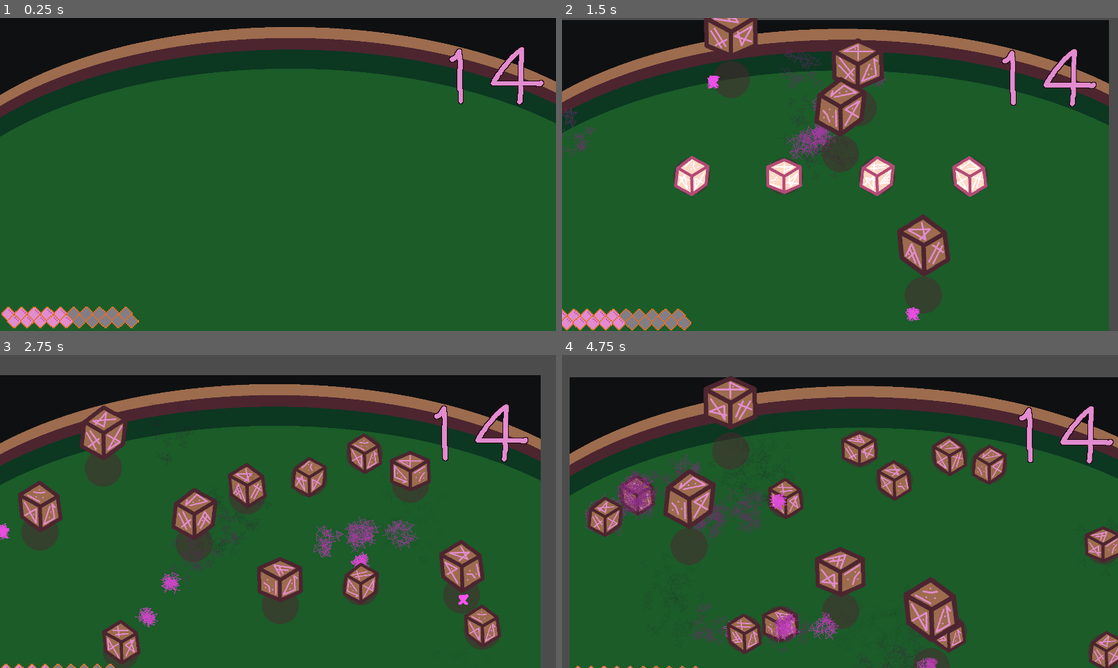
Above: before the commit, frames 1-4 (two rows, left to right).
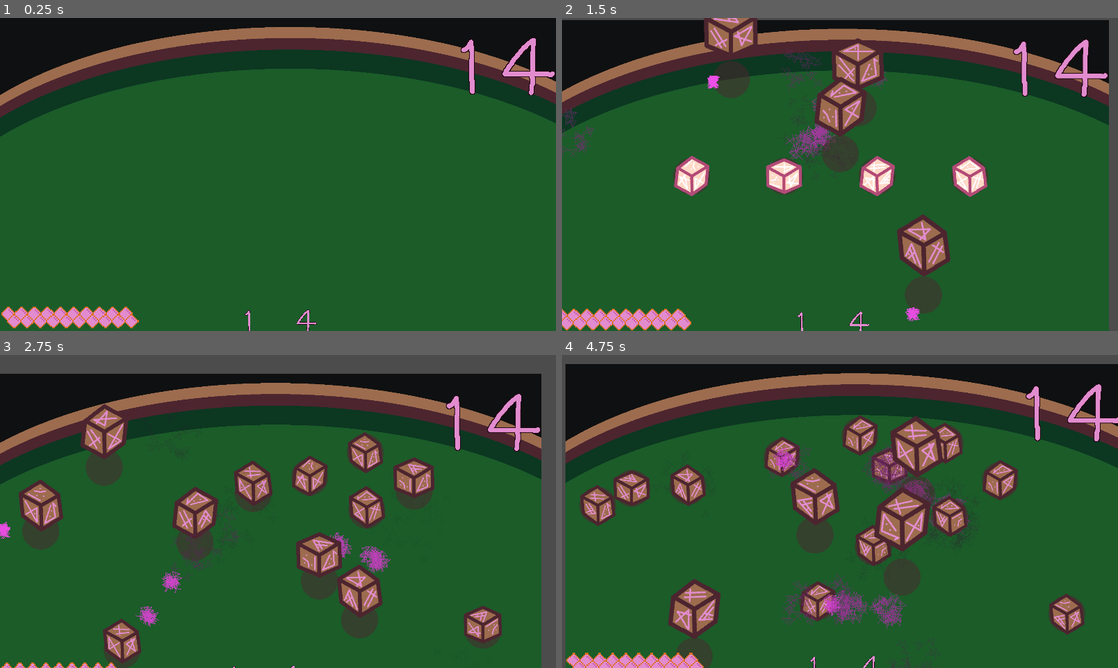
Above: after the commit, the same moments.

Repository: krobbi/gmtk-2022
Game: Godot game, scene res://scenes/test_table/test_table.tscn
Two runs of this game, one before a commit and one after it. Both use one fixed random seed, a clock stepped at 60 frames per second and the inputs below.
Inputs:
- Up to frame 1 (0.25 s): no input
- Up to frame 2 (1.5 s): tap Enter at 0.5 s; hold Right (ui_right) 0.53-1.28 s; hold Left (ui_left) from 1.28 s (still down)
- Up to frame 3 (2.75 s): release Left (ui_left) at 2.03 s; hold Right (ui_right) from 2.03 s (still down)
- Up to frame 4 (4.75 s): release Right (ui_right) at 3.53 s; hold Left (ui_left) from 3.53 s (still down)

The runs differ from the first frame. In frame 1, 1.8% of the frame differs, in the area x 12-100%, y 6-100%; in frame 2, 1.8%; in frame 3, 15%; in frame 4, 46%, in the area x 0-100%, y 2-100%.

Commit message:
Game loop progress

Diff:
--- a/entities/game_manager/game_manager.gd
+++ b/entities/game_manager/game_manager.gd
@@ -1,16 +1,23 @@
 extends Node
 
+signal odds_selected
 signal number_changed(number)
 signal round_finished(was_won)
 
 export(NodePath) var die_spawner_path: NodePath = NodePath()
 export(NodePath) var floating_number_spawner_path: NodePath = NodePath()
+export(NodePath) var mana_bar_path: NodePath = NodePath()
+export(NodePath) var odds_selector_path: NodePath = NodePath()
 
 var number: int = 14
+var mana: int = 15
+var odds: int = 14
 var is_expecting_higher: bool = false
 
 onready var die_spawner: DieSpawer = get_node(die_spawner_path)
 onready var floating_number_spawner: FloatingNumberSpawner = get_node(floating_number_spawner_path)
+onready var mana_bar: Control = get_node(mana_bar_path)
+onready var odds_selector: Control = get_node(odds_selector_path)
 
 func _ready() -> void:
 	var error: int = floating_number_spawner.connect("number_rolled", self, "_on_number_rolled")
@@ -21,11 +28,19 @@
 
 # Begins a new game of higher or lower:
 func begin_game() -> void:
+	mana = 20
+	mana_bar.changeMana(mana)
 	number = 14
+
 	emit_signal("number_changed", number)
 
 
-# Runs when higher or lower is decided:
+# Let the player select the odds:
+func select_odds() -> void:
+	odds_selector.set_process_input(true)
+
+
+# Runs when higher or lower is decided by the opponent:
 func begin_round(is_higher: bool) -> void:
 	is_expecting_higher = is_higher
 	die_spawner.spawn_dice()
--- /dev/null
+++ b/gui/ending_bio/ending_bio.gd
@@ -0,0 +1,39 @@
+class_name EndingBio
+extends HBoxContainer
+
+signal finished
+
+onready var timer: Timer = $Timer
+onready var label: Label = $Label
+
+var has_finished: bool = false
+var lines: Array = []
+
+func display_profile(name: String) -> void:
+	$TextureRect.texture = load("res://resources/textures/npcs/%s.png" % name)
+
+
+func display_lines(lines_ref: Array) -> void:
+	lines = lines_ref
+	next()
+
+
+func next() -> void:
+	if label.percent_visible < 1.0:
+		timer.stop()
+		label.percent_visible = 1.0
+	elif not lines.empty():
+		label.text = lines[0]
+		label.visible_characters = 0
+		lines.remove(0)
+		timer.start()
+	elif not has_finished:
+		has_finished = true
+		emit_signal("finished")
+
+
+func _on_timer_timeout() -> void:
+	label.visible_characters += 1
+
+	if label.percent_visible < 1.0:
+		timer.start()
--- /dev/null
+++ b/gui/ending_bio/ending_bio.tscn
@@ -0,0 +1,38 @@
+[gd_scene load_steps=4 format=2]
+
+[ext_resource path="res://resources/fonts/font_64.tres" type="DynamicFont" id=1]
+[ext_resource path="res://resources/textures/npcs/albert.png" type="Texture" id=2]
+[ext_resource path="res://gui/ending_bio/ending_bio.gd" type="Script" id=3]
+
+[node name="EndingBio" type="HBoxContainer"]
+anchor_right = 1.0
+margin_left = 64.0
+margin_top = 64.0
+margin_right = -64.0
+margin_bottom = 448.0
+custom_constants/separation = 32
+script = ExtResource( 3 )
+
+[node name="Timer" type="Timer" parent="."]
+wait_time = 0.05
+one_shot = true
+
+[node name="TextureRect" type="TextureRect" parent="."]
+margin_right = 384.0
+margin_bottom = 384.0
+rect_min_size = Vector2( 384, 384 )
+texture = ExtResource( 2 )
+expand = true
+
+[node name="Label" type="Label" parent="."]
+margin_left = 416.0
+margin_right = 1792.0
+margin_bottom = 384.0
+size_flags_horizontal = 3
+size_flags_vertical = 3
+custom_fonts/font = ExtResource( 1 )
+text = "Albert asked a sphinx of black quartz to judge his vow. The sphinx thought it wasn't that good."
+autowrap = true
+clip_text = true
+
+[connection signal="timeout" from="Timer" to="." method="_on_timer_timeout"]
--- a/gui/oddsSelector.gd
+++ b/gui/oddsSelector.gd
@@ -1,13 +1,28 @@
 extends Control
 
+onready var floating_number: FloatingNumber = $HBoxContainer/FloatingNumber
+
+var number: int = 14 setget set_number
+
+func _ready():
+	set_process_input(false)
 
 
-# Called when the node enters the scene tree for the first time.
-func _ready():
+func _input(event: InputEvent) -> void:
+	if event.is_action_pressed("ui_left"):
+		set_number(number - 1)
+	elif event.is_action_pressed("ui_right"):
+		set_number(number + 1)
 
 
+func set_number(value: int) -> void:
+	if value < 4:
+		value = 4
+	elif value > 24:
+		value = 24
 
+	if value == number:
+		return
 
-# Called every frame. 'delta' is the elapsed time since the previous frame.
-#func _process(delta):
-#	pass
+	number = value
+	floating_number.number = value
--- a/project.godot
+++ b/project.godot
@@ -24,6 +24,11 @@
 "language": "GDScript",
 "path": "res://entities/die_spawner/die_spawner.gd"
 }, {
+"base": "HBoxContainer",
+"class": "EndingBio",
+"language": "GDScript",
+"path": "res://gui/ending_bio/ending_bio.gd"
+}, {
 "base": "Node2D",
 "class": "FloatingNumber",
 "language": "GDScript",
@@ -38,6 +43,7 @@
 "BounceEffect": "",
 "Die": "",
 "DieSpawer": "",
+"EndingBio": "",
 "FloatingNumber": "",
 "FloatingNumberSpawner": ""
 }
--- /dev/null
+++ b/scenes/ending/ending.gd
@@ -0,0 +1,68 @@
+extends Control
+
+const EndingBioScene: PackedScene = preload("res://gui/ending_bio/ending_bio.tscn")
+
+var events: Array = [
+	"sue",
+	"&", "albert",
+	"&", "johnny", "jimmy",
+	"&", "karen",
+	"&", "marcus",
+	"&", "kate",
+	"&", "you",
+]
+
+var event_counter: int = 0
+var bios: Array = []
+var active_bio: EndingBio = null
+
+func _ready() -> void:
+	next()
+	$NextButton.grab_focus()
+
+
+func get_character_lines(character: String) -> Array:
+	if character == "you":
+		return ["This text shows at the end of the things", "It will eventually changed based on something"]
+
+	return [
+		"Example line for %s!" % character,
+		"Second line for %s!" % character,
+	]
+
+
+func has_seen_character(_character: String) -> bool:
+	return true
+
+
+func next() -> void:
+	if active_bio:
+		active_bio.next()
+
+		if active_bio.has_finished:
+			active_bio = null
+			next()
+	elif event_counter >= events.size():
+		get_tree().change_scene_to(preload("res://scenes/test_table/test_table.tscn"))
+	elif events[event_counter] == "&":
+		for bio in bios:
+			bio.queue_free()
+
+		bios.clear()
+		event_counter += 1
+		next()
+	elif has_seen_character(events[event_counter]):
+		var bio: EndingBio = EndingBioScene.instance()
+		$VBoxContainer.add_child(bio)
+		bio.display_profile(events[event_counter])
+		bio.display_lines(get_character_lines(events[event_counter]))
+		bios.push_back(bio)
+		active_bio = bio
+		event_counter += 1
+	else:
+		event_counter += 1
+		next()
+
+
+func _on_next_button_pressed() -> void:
+	next()
--- /dev/null
+++ b/scenes/ending/ending.tscn
@@ -0,0 +1,41 @@
+[gd_scene load_steps=3 format=2]
+
+[ext_resource path="res://scenes/ending/ending.gd" type="Script" id=1]
+[ext_resource path="res://resources/fonts/font_64.tres" type="DynamicFont" id=2]
+
+[node name="Ending" type="Control"]
+anchor_right = 1.0
+anchor_bottom = 1.0
+script = ExtResource( 1 )
+__meta__ = {
+"_edit_lock_": true
+}
+
+[node name="VBoxContainer" type="VBoxContainer" parent="."]
+anchor_right = 1.0
+anchor_bottom = 1.0
+margin_left = 64.0
+margin_top = 64.0
+margin_right = -64.0
+margin_bottom = -192.0
+custom_constants/separation = 32
+alignment = 1
+__meta__ = {
+"_edit_lock_": true
+}
+
+[node name="NextButton" type="Button" parent="."]
+anchor_top = 1.0
+anchor_right = 1.0
+anchor_bottom = 1.0
+margin_left = 64.0
+margin_top = -120.0
+margin_right = -64.0
+margin_bottom = -56.0
+custom_fonts/font = ExtResource( 2 )
+text = "Next"
+__meta__ = {
+"_edit_lock_": true
+}
+
+[connection signal="pressed" from="NextButton" to="." method="_on_next_button_pressed"]
--- a/scenes/test_table/test_table.gd
+++ b/scenes/test_table/test_table.gd
@@ -18,3 +18,7 @@
 		print("You won!")
 	else:
 		print("You lost!")
+
+
+func _on_odds_selected() -> void:
+	pass
--- a/scenes/test_table/test_table.tscn
+++ b/scenes/test_table/test_table.tscn
@@ -8,6 +8,7 @@
 [ext_resource path="res://entities/game_manager/game_manager.tscn" type="PackedScene" id=6]
 [ext_resource path="res://entities/floating_number/floating_number.tscn" type="PackedScene" id=7]
 [ext_resource path="res://gui/manabar.tscn" type="PackedScene" id=8]
+[ext_resource path="res://gui/oddsSelector.tscn" type="PackedScene" id=9]
 
 [node name="TestTable" type="Node2D"]
 script = ExtResource( 2 )
@@ -18,6 +19,8 @@
 [node name="GameManager" parent="." instance=ExtResource( 6 )]
 die_spawner_path = NodePath("../DieSpawner")
 floating_number_spawner_path = NodePath("../FloatingNumberSpawner")
+mana_bar_path = NodePath("../Control")
+odds_selector_path = NodePath("../Control2")
 
 [node name="Sprite" type="Sprite" parent="."]
 texture = ExtResource( 3 )
@@ -38,7 +41,7 @@
 [node name="GameCamera" parent="." instance=ExtResource( 4 )]
 
 [node name="FloatingNumber" parent="." instance=ExtResource( 7 )]
-position = Vector2( 1688, 200 )
+position = Vector2( 1728, 168 )
 
 [node name="Control" parent="." instance=ExtResource( 8 )]
 margin_left = 4.0
@@ -47,6 +50,8 @@
 margin_bottom = 996.0
 mana = 10
 
+[node name="Control2" parent="." instance=ExtResource( 9 )]
+
 [connection signal="number_changed" from="GameManager" to="FloatingNumber" method="set_number"]
 [connection signal="round_finished" from="GameManager" to="." method="_on_game_manager_round_finished"]
 [connection signal="roll_finished" from="DieSpawner" to="FloatingNumberSpawner" method="spawn_numbers"]
Binary file added: resources/textures/npcs/you.png
Not shown, added: resources/textures/npcs/you.png.import
Not shown: 1 places in scenes/test_table/test_table.tscn that only renumber resources
